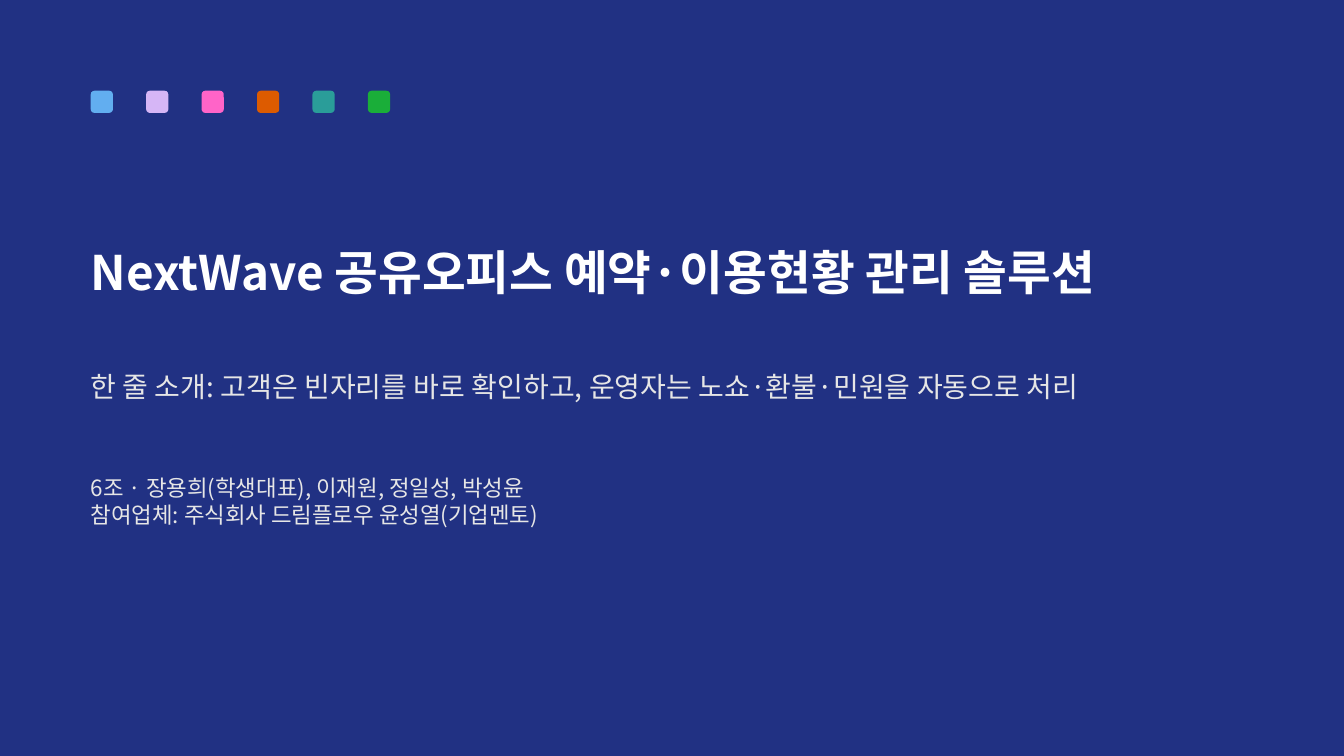
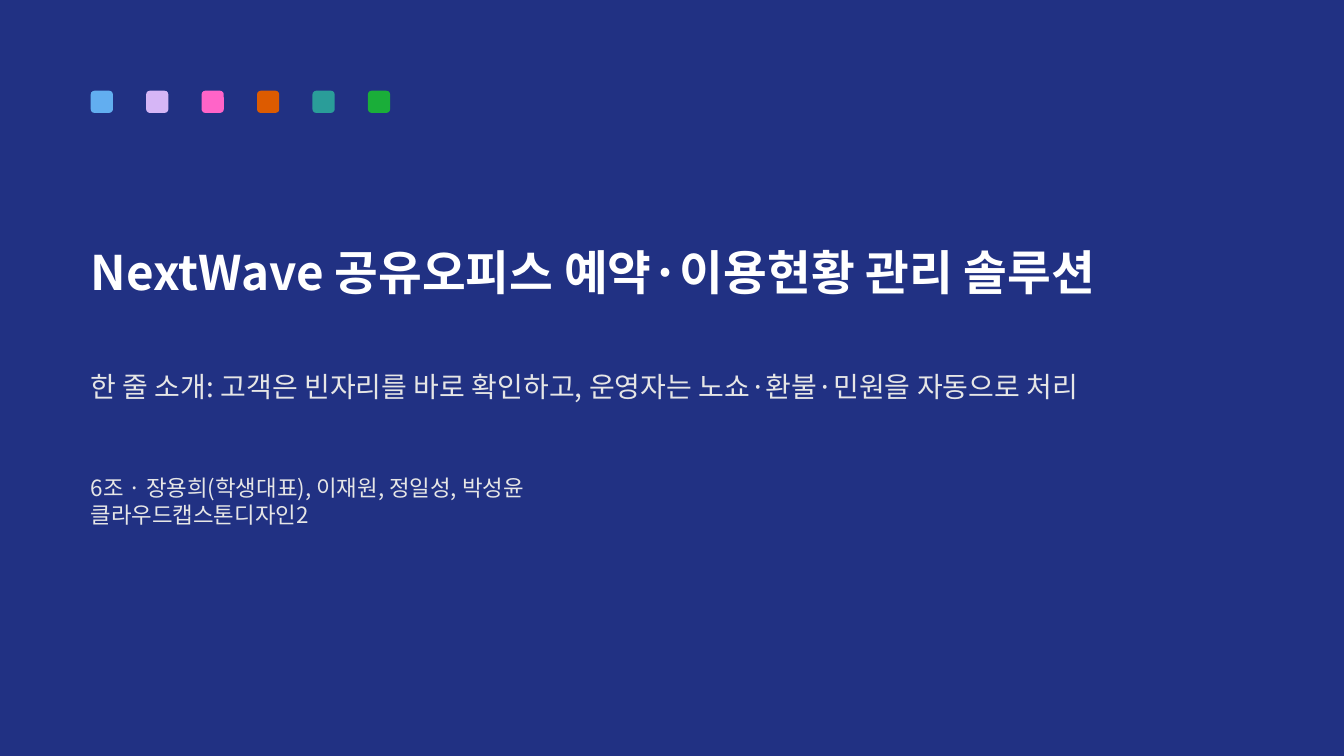
Before and after one commit to dlftjd6623-coder/nextwave, a slide deck: slide 1 of docs/발표자료_6조.pptx. Drawn at 1344x756 pixels with LibreOffice and Linux fonts; fonts in the diff are those of the drawing. Boxes give left, top, right and bottom in pixels: in the first picture for what was removed or moved away, otherwise in the second. Text is boxed around its words. In the diff, an @@ line names an element or a change of style, - is before the commit and + after.

```diff
--- a/docs/발표자료_6조.pptx
+++ b/docs/발표자료_6조.pptx
@@ text at <box>91,504,309,525</box>: text changed @@
-참여업체: 주식회사 드림플로우 윤성열(기업멘토)
+클라우드캡스톤디자인2
```
Also in this commit, not shown: 1 other slide changed, 1 other file.
